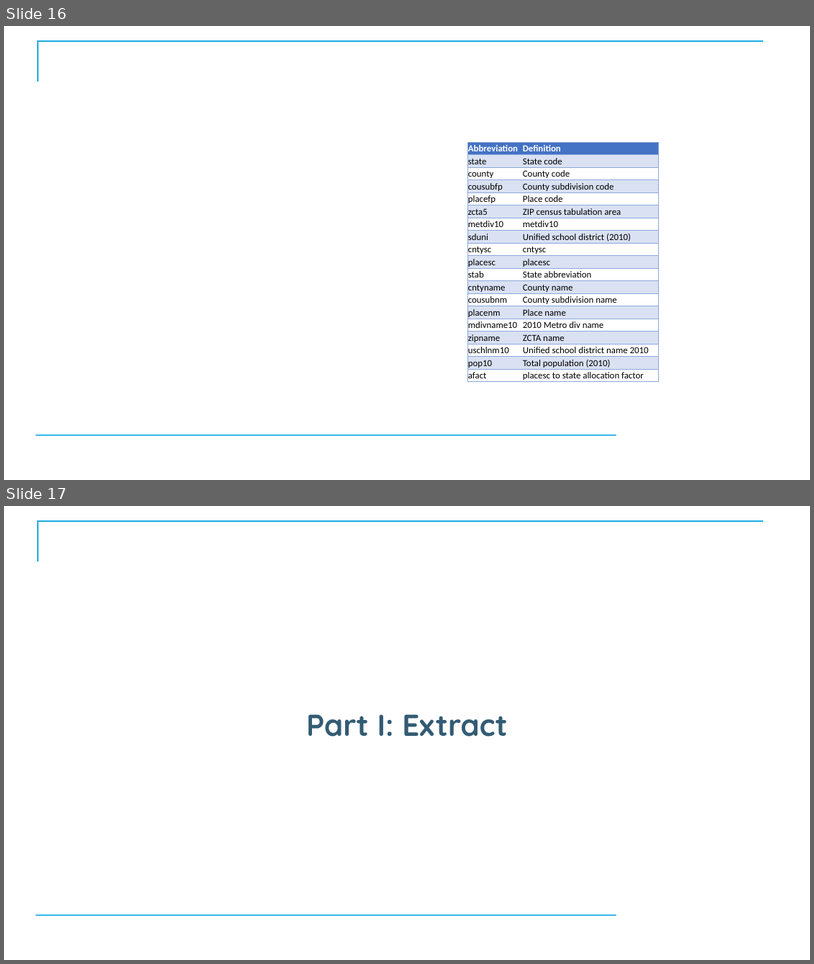
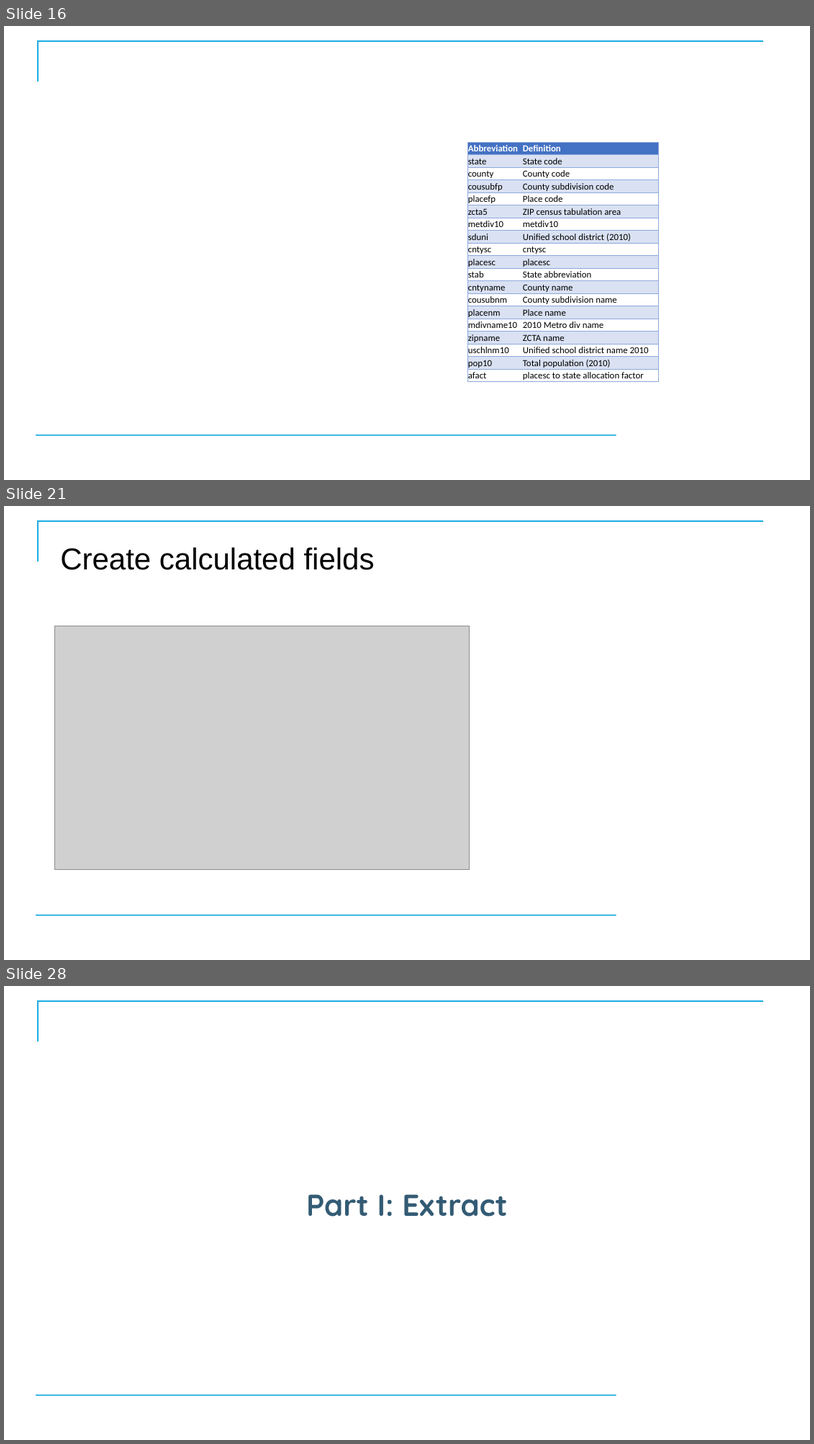
Before and after one commit to CostelloTechnicalConsulting/XTBP10---Tableau-Prep-Introduction, a slide deck: ppt/TableauPrepBuilderIntroV1_1.pptx. Shown one above the other, each under a label of ours: slides 16 and 17 before the commit, slides 16, 21 and 28 after it; the slides between them are not shown. The pictures are 814x964 and 814x1444 pixels, drawn with LibreOffice and Linux fonts; fonts in the diff are those of the drawing; grey boxes stand for pictures; background and template pictures are left out. Boxes give left, top, right and bottom in pixels: in the first picture for what was removed or moved away, otherwise in the second. Text is boxed around its words. In the diff, an @@ line names an element or a change of style, - is before the commit and + after.

```diff
--- a/ppt/TableauPrepBuilderIntroV1_1.pptx
+++ b/ppt/TableauPrepBuilderIntroV1_1.pptx
@@ slide 21 added at box(4, 506, 810, 960), background #FFFFFF; not listed: 2 template elements that a slide beside it also shows @@
@@ title added at box(60, 547, 375, 570), 36 pt, text #000000 @@
+Create calculated fields
@@ picture added at box(54, 626, 470, 869) @@
@@ what was slide 17 is now slide 28 @@
```
Also in this commit, not shown: 1 slide changed, 10 other slides added, 12 other files.
